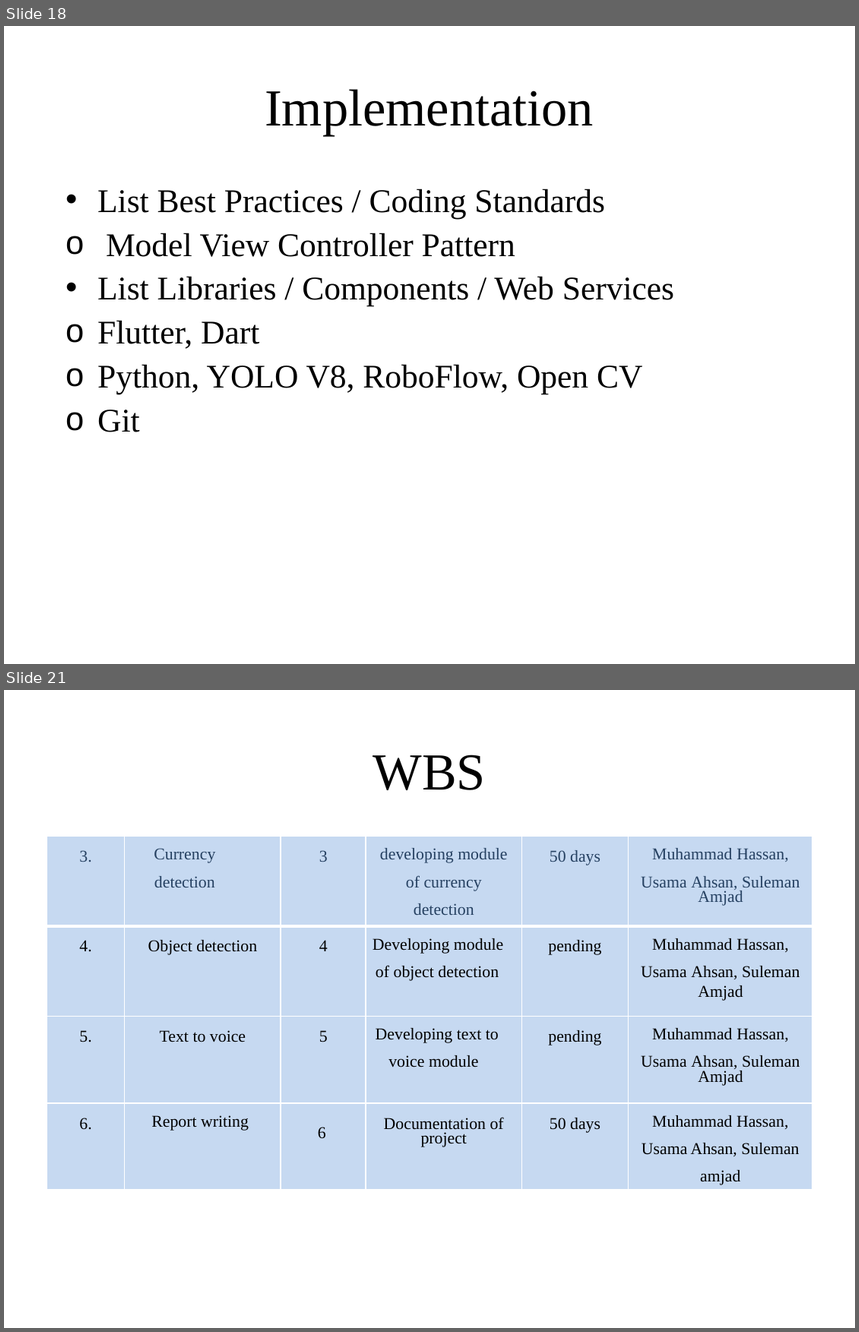
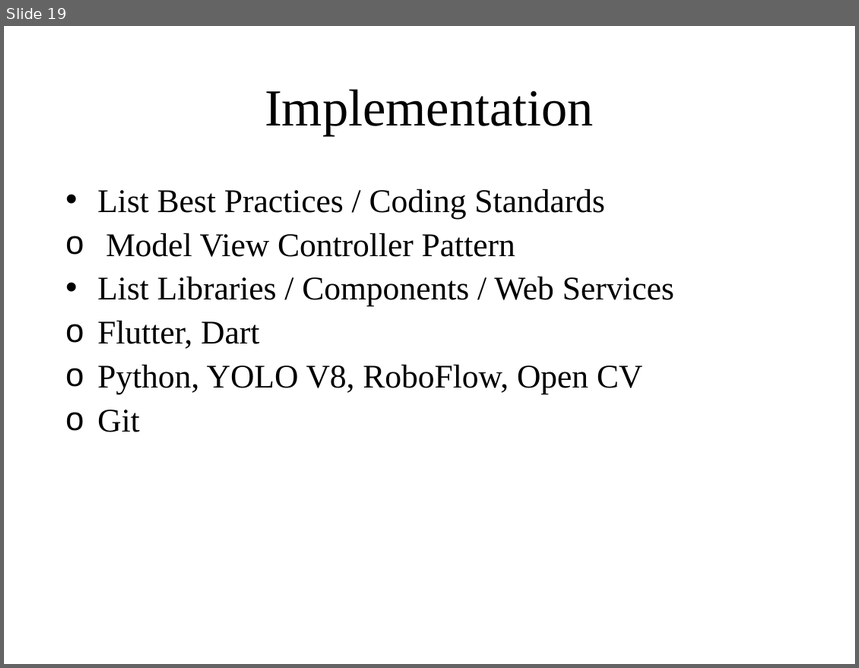
Before and after one commit to usama1123456789/AIEYEGUIDE_FYP1, a slide deck: 07.1 - FYP Presentation_SDP1 (2).pptx. Shown one above the other, each under a label of ours: slides 18 and 21 before the commit, slide 19 after it; the slides between them are not shown. The pictures are 859x1332 and 859x668 pixels, drawn with LibreOffice and Linux fonts; fonts in the diff are those of the drawing; background and template pictures are left out. Boxes give left, top, right and bottom in pixels: in the first picture for what was removed or moved away, otherwise in the second. Text is boxed around its words. In the diff, an @@ line names an element or a change of style, - is before the commit and + after.

```diff
--- a/07.1 - FYP Presentation_SDP1 (2).pptx
+++ b/07.1 - FYP Presentation_SDP1 (2).pptx
@@ slide 21 removed at bbox=[4, 690, 855, 1328], background picture (left out) @@
@@ title removed at bbox=[373, 755, 486, 790] @@
-WBS
@@ table removed at bbox=[47, 837, 813, 1193], 4 rows, 6 columns @@
-3. | Currency detection | 3 | developing module of currency detection | 50 days | Muhammad Hassan, Usama Ahsan, Suleman / Amjad
-4. | Object detection | 4 | Developing module of object detection | pending | Muhammad Hassan, Usama Ahsan, Suleman / Amjad
-5. | Text to voice | 5 | Developing text to voice module | pending | Muhammad Hassan, Usama Ahsan, Suleman / Amjad
-6. | Report writing | 6 | Documentation of project | 50 days | Muhammad Hassan, / Usama Ahsan, Suleman amjad
@@ what was slide 18 is now slide 19 @@
```
Also in this commit, not shown: 4 slides changed, 10 slides added, 16 other slides removed.
